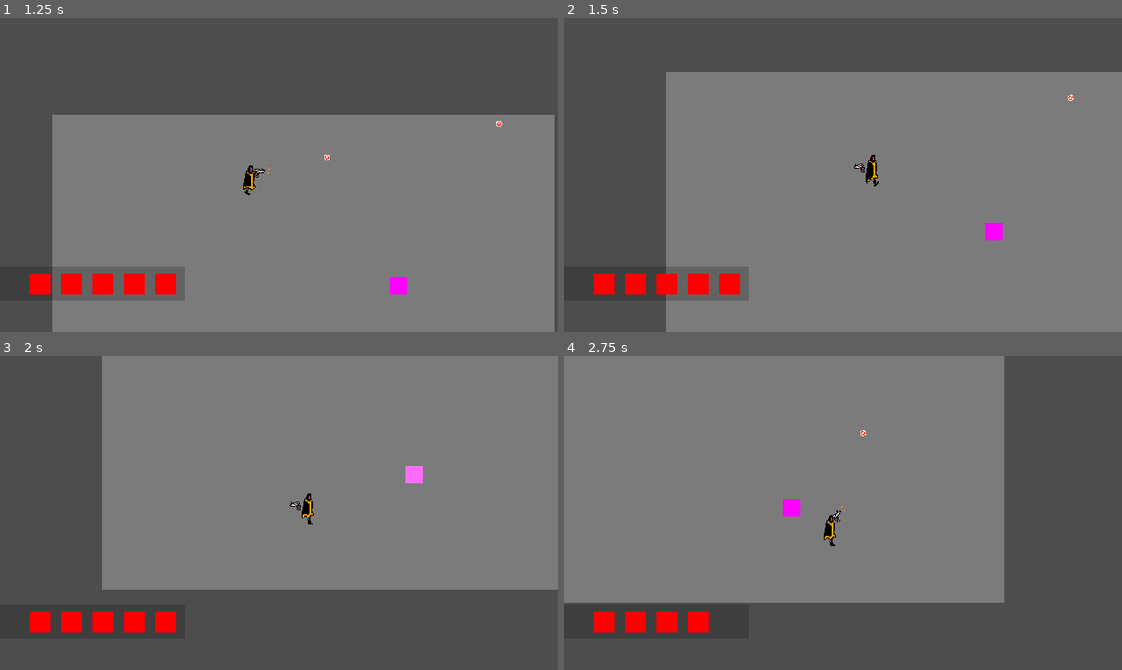
Above: before the commit, frames 1-4 (two rows, left to right).
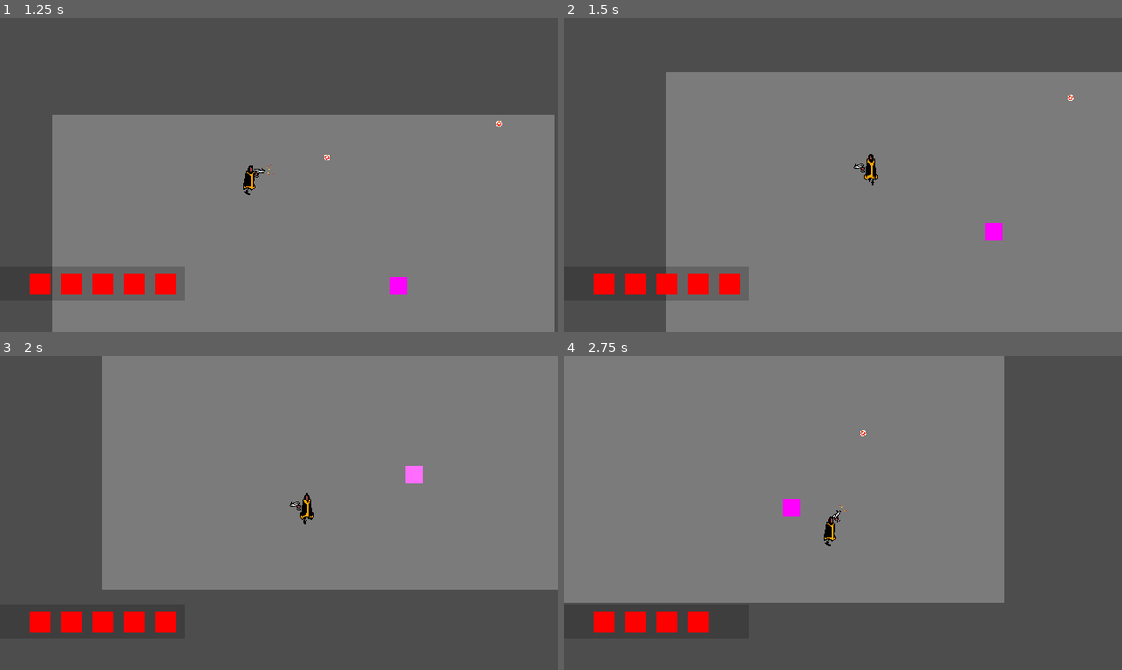
Above: after the commit, the same moments.

Repository: Lukko-Digital/WellesleyGameJam2024
Game: Godot game, scene res://src/main.tscn
The game is run twice, just before and just after one commit, with the same random seed, the same clock (stepped at 60 frames per second) and the same inputs.
Inputs (mouse positions are in pixels of both pictures, inside the frame that each line leads up to):
- Up to frame 1 (1.25 s): tap Enter at 0.5 s; move the mouse to (401, 159) at 0.52 s; press the mouse at (401, 159) at 0.53 s; hold D (right) from 0.53 s (still down)
- Up to frame 2 (1.5 s): move the mouse to (731, 190) at 1.27 s; release D (right) at 1.28 s; release the mouse at (731, 190) at 1.28 s; hold S (down) from 1.28 s (still down); click (731, 190) at 1.35 s
- Up to frame 3 (2 s): keep holding S (down)
- Up to frame 4 (2.75 s): move the mouse to (898, 443) at 2.02 s; release S (down) at 2.03 s; press the mouse at (898, 443) at 2.03 s; hold D (right) from 2.03 s (still down)

Frame 1 is identical in both runs. In frame 2, 0.1% of the frame differs, in the area x 53-57%, y 43-54%; in frame 3, 0.1%; in frame 4, less than 0.1%.

Commit message:
add up down run animations

Diff:
--- a/src/player/player.gd
+++ b/src/player/player.gd
@@ -55,6 +55,10 @@
 		# up diag
 		Vector2(1, -1), Vector2(-1, -1):
 			sprite.play("run_up_right")
+		Vector2.DOWN:
+			sprite.play("run_down")
+		Vector2.UP:
+			sprite.play("run_up")
 
 	if direction.x < 0:
 		sprite.flip_h = true
--- a/src/player/player.tscn
+++ b/src/player/player.tscn
@@ -37,6 +37,38 @@
 atlas = ExtResource("2_xdykf")
 region = Rect2(174, 0, 58, 70)
 
+[sub_resource type="AtlasTexture" id="AtlasTexture_ye54q"]
+atlas = ExtResource("2_xdykf")
+region = Rect2(0, 280, 58, 70)
+
+[sub_resource type="AtlasTexture" id="AtlasTexture_4ijt8"]
+atlas = ExtResource("2_xdykf")
+region = Rect2(58, 280, 58, 70)
+
+[sub_resource type="AtlasTexture" id="AtlasTexture_sn30d"]
+atlas = ExtResource("2_xdykf")
+region = Rect2(116, 280, 58, 70)
+
+[sub_resource type="AtlasTexture" id="AtlasTexture_roey8"]
+atlas = ExtResource("2_xdykf")
+region = Rect2(174, 280, 58, 70)
+
+[sub_resource type="AtlasTexture" id="AtlasTexture_blbkn"]
+atlas = ExtResource("2_xdykf")
+region = Rect2(232, 280, 58, 70)
+
+[sub_resource type="AtlasTexture" id="AtlasTexture_fudmj"]
+atlas = ExtResource("2_xdykf")
+region = Rect2(290, 280, 58, 70)
+
+[sub_resource type="AtlasTexture" id="AtlasTexture_lveq8"]
+atlas = ExtResource("2_xdykf")
+region = Rect2(0, 350, 58, 70)
+
+[sub_resource type="AtlasTexture" id="AtlasTexture_xicmr"]
+atlas = ExtResource("2_xdykf")
+region = Rect2(58, 350, 58, 70)
+
 [sub_resource type="AtlasTexture" id="AtlasTexture_utfkm"]
 atlas = ExtResource("2_xdykf")
 region = Rect2(116, 70, 58, 70)
@@ -52,6 +84,38 @@
 [sub_resource type="AtlasTexture" id="AtlasTexture_uyp48"]
 atlas = ExtResource("2_xdykf")
 region = Rect2(290, 70, 58, 70)
+
+[sub_resource type="AtlasTexture" id="AtlasTexture_kvmw0"]
+atlas = ExtResource("2_xdykf")
+region = Rect2(116, 350, 58, 70)
+
+[sub_resource type="AtlasTexture" id="AtlasTexture_sm7fl"]
+atlas = ExtResource("2_xdykf")
+region = Rect2(174, 350, 58, 70)
+
+[sub_resource type="AtlasTexture" id="AtlasTexture_i2nx0"]
+atlas = ExtResource("2_xdykf")
+region = Rect2(232, 350, 58, 70)
+
+[sub_resource type="AtlasTexture" id="AtlasTexture_d32k0"]
+atlas = ExtResource("2_xdykf")
+region = Rect2(290, 350, 58, 70)
+
+[sub_resource type="AtlasTexture" id="AtlasTexture_1r7tc"]
+atlas = ExtResource("2_xdykf")
+region = Rect2(0, 420, 58, 70)
+
+[sub_resource type="AtlasTexture" id="AtlasTexture_qhgy2"]
+atlas = ExtResource("2_xdykf")
+region = Rect2(58, 420, 58, 70)
+
+[sub_resource type="AtlasTexture" id="AtlasTexture_phqpp"]
+atlas = ExtResource("2_xdykf")
+region = Rect2(116, 420, 58, 70)
+
+[sub_resource type="AtlasTexture" id="AtlasTexture_l6yew"]
+atlas = ExtResource("2_xdykf")
+region = Rect2(174, 420, 58, 70)
 
 [sub_resource type="AtlasTexture" id="AtlasTexture_l4wl8"]
 atlas = ExtResource("2_xdykf")
@@ -107,6 +171,35 @@
 }, {
 "frames": [{
 "duration": 1.0,
+"texture": SubResource("AtlasTexture_ye54q")
+}, {
+"duration": 1.0,
+"texture": SubResource("AtlasTexture_4ijt8")
+}, {
+"duration": 1.0,
+"texture": SubResource("AtlasTexture_sn30d")
+}, {
+"duration": 1.0,
+"texture": SubResource("AtlasTexture_roey8")
+}, {
+"duration": 1.0,
+"texture": SubResource("AtlasTexture_blbkn")
+}, {
+"duration": 1.0,
+"texture": SubResource("AtlasTexture_fudmj")
+}, {
+"duration": 1.0,
+"texture": SubResource("AtlasTexture_lveq8")
+}, {
+"duration": 1.0,
+"texture": SubResource("AtlasTexture_xicmr")
+}],
+"loop": true,
+"name": &"run_down",
+"speed": 10.0
+}, {
+"frames": [{
+"duration": 1.0,
 "texture": SubResource("AtlasTexture_utfkm")
 }, {
 "duration": 1.0,
@@ -120,6 +213,35 @@
 }],
 "loop": true,
 "name": &"run_down_right",
+"speed": 10.0
+}, {
+"frames": [{
+"duration": 1.0,
+"texture": SubResource("AtlasTexture_kvmw0")
+}, {
+"duration": 1.0,
+"texture": SubResource("AtlasTexture_sm7fl")
+}, {
+"duration": 1.0,
+"texture": SubResource("AtlasTexture_i2nx0")
+}, {
+"duration": 1.0,
+"texture": SubResource("AtlasTexture_d32k0")
+}, {
+"duration": 1.0,
+"texture": SubResource("AtlasTexture_1r7tc")
+}, {
+"duration": 1.0,
+"texture": SubResource("AtlasTexture_qhgy2")
+}, {
+"duration": 1.0,
+"texture": SubResource("AtlasTexture_phqpp")
+}, {
+"duration": 1.0,
+"texture": SubResource("AtlasTexture_l6yew")
+}],
+"loop": true,
+"name": &"run_up",
 "speed": 10.0
 }, {
 "frames": [{
@@ -151,7 +273,8 @@
 
 [node name="AnimatedSprite2D" type="AnimatedSprite2D" parent="."]
 sprite_frames = SubResource("SpriteFrames_etwbb")
-animation = &"run_up_right"
+animation = &"run_up"
+frame_progress = 0.139447
 
 [node name="CollisionShape2D" type="CollisionShape2D" parent="."]
 shape = SubResource("CapsuleShape2D_rgnxm")
Not shown: 1 places in src/player/player.tscn that only renumber resources
